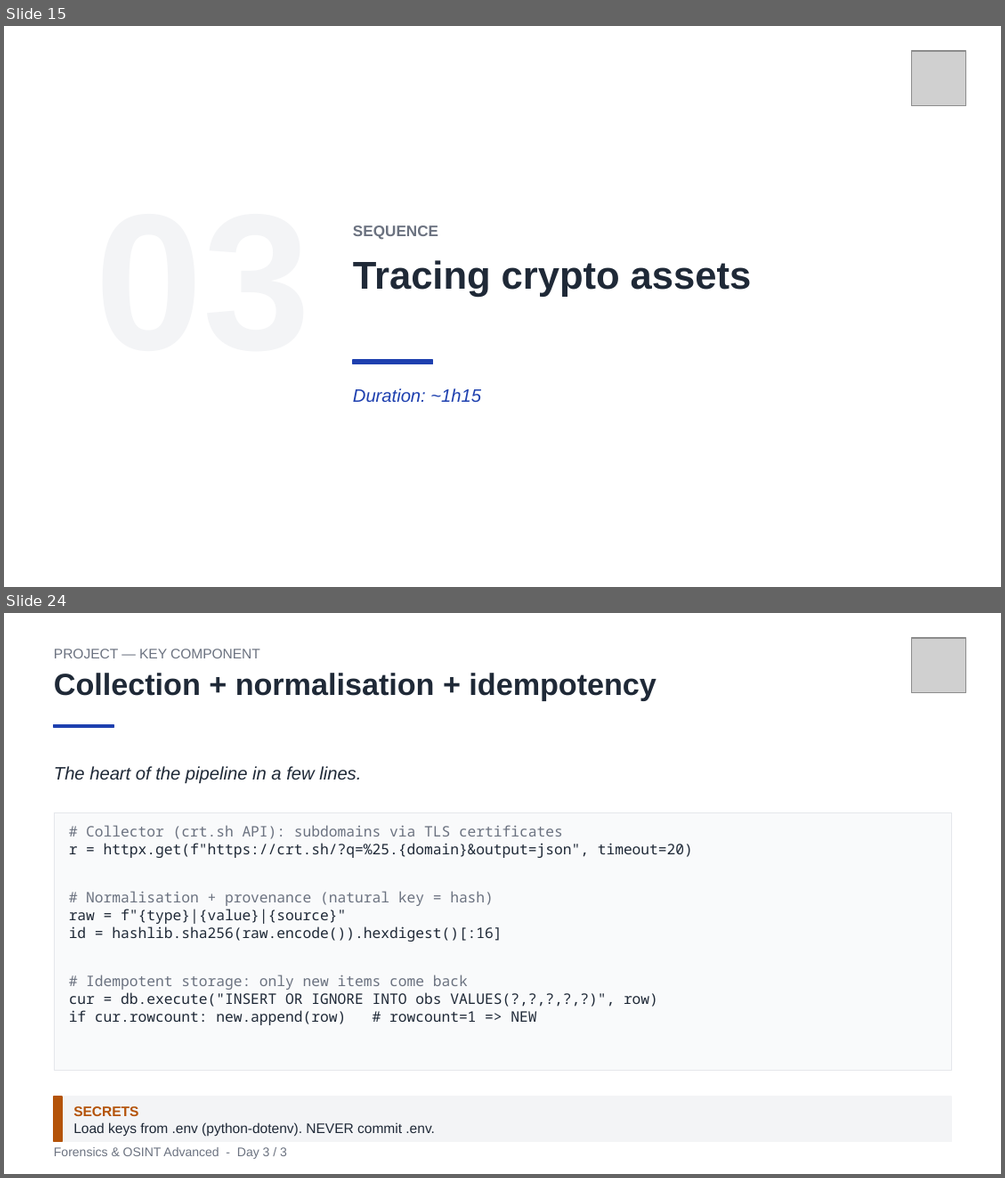
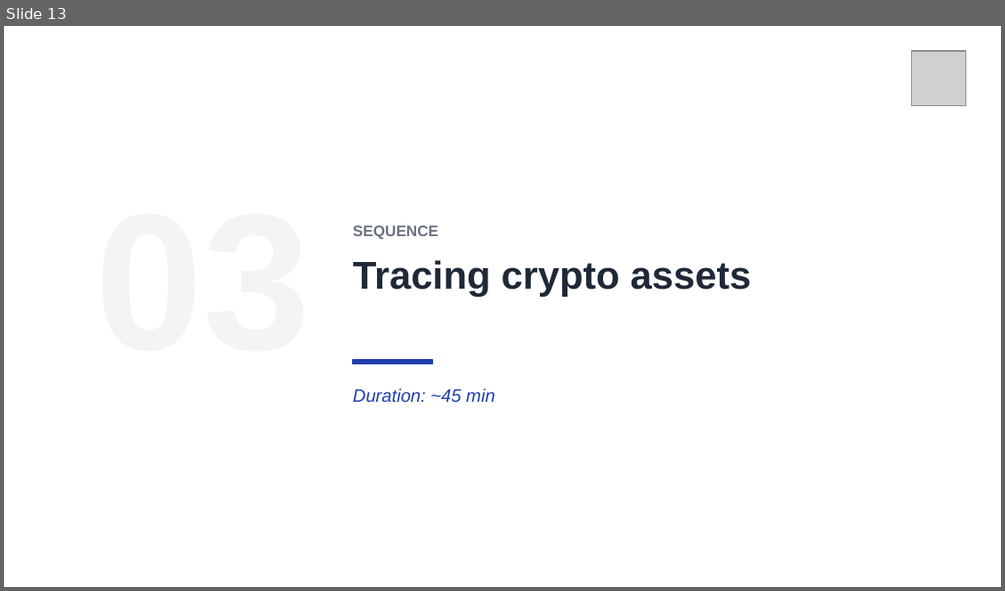
Before and after one commit to clemdepernet/osint-advanced-labs, a slide deck: Day_3/Day_3_Dark_Web_Crypto_And_Capstone.pptx. Shown one above the other, each under a label of ours: slides 15 and 24 before the commit, slide 13 after it; the slides between them are not shown. The pictures are 1005x1178 and 1005x591 pixels, drawn with LibreOffice and Linux fonts; fonts in the diff are those of the drawing; grey boxes stand for pictures. Boxes give left, top, right and bottom in pixels: in the first picture for what was removed or moved away, otherwise in the second. Text is boxed around its words. In the diff, an @@ line names an element or a change of style, - is before the commit and + after.

```diff
--- a/Day_3/Day_3_Dark_Web_Crypto_And_Capstone.pptx
+++ b/Day_3/Day_3_Dark_Web_Crypto_And_Capstone.pptx
@@ slide 24 removed at <box>4,613,1001,1174</box>, background #FFFFFF @@
@@ picture removed at <box>911,638,966,693</box> @@
@@ text removed at <box>54,649,260,658</box> @@
-PROJECT — KEY COMPONENT
@@ text removed at <box>54,673,656,700</box> @@
-Collection + normalisation + idempotency
@@ rectangle removed at <box>54,724,113,728</box> @@
@@ text removed at <box>54,766,361,784</box> @@
-The heart of the pipeline in a few lines.
@@ rectangle removed at <box>54,812,951,1070</box> @@
@@ text removed at <box>69,825,693,1025</box> @@
-# Collector (crt.sh API): subdomains via TLS certificates
-r = httpx.get(f"https://crt.sh/?q=%25.{domain}&output=json", timeout=20)
-# Normalisation + provenance (natural key = hash)
-raw = f"{type}|{value}|{source}"
-id = hashlib.sha256(raw.encode()).hexdigest()[:16]
-# Idempotent storage: only new items come back
-cur = db.execute("INSERT OR IGNORE INTO obs VALUES(?,?,?,?,?)", row)
-if cur.rowcount: new.append(row) # rowcount=1 => NEW
@@ rectangle removed at <box>54,1096,951,1142</box> @@
@@ rectangle removed at <box>54,1096,62,1142</box> @@
@@ text removed at <box>73,1106,138,1116</box> @@
-SECRETS
@@ text removed at <box>73,1122,434,1135</box> @@
-Load keys from .env (python-dotenv). NEVER commit .env.
@@ text removed at <box>54,1147,287,1159</box> @@
-Forensics & OSINT Advanced - Day 3 / 3
@@ what was slide 15 is now slide 13 @@
@@ slide 13 changed as well @@
@@ text at <box>353,388,495,402</box>: text changed @@
-Duration: ~1h15
+Duration: ~45 min
```
Also in this commit, not shown: 9 other slides changed, 18 slides added, 13 other slides removed, 36 other files.
